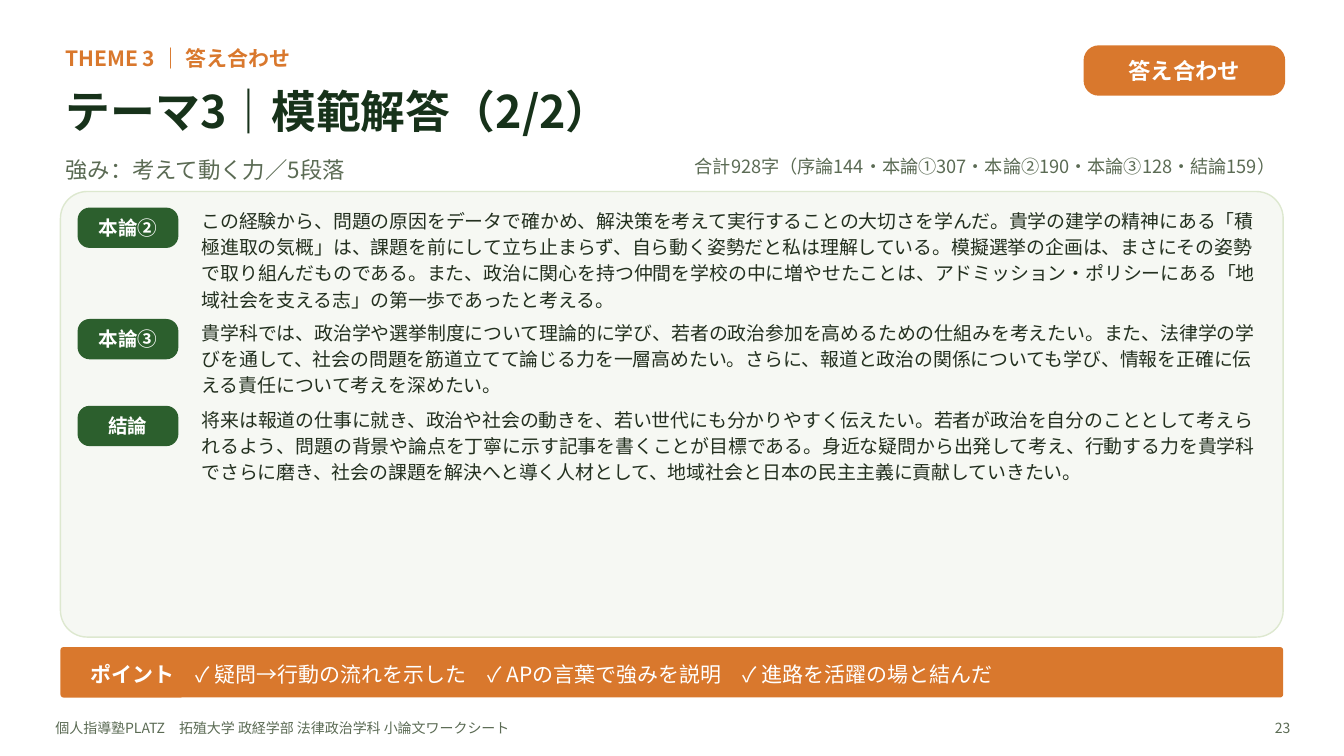
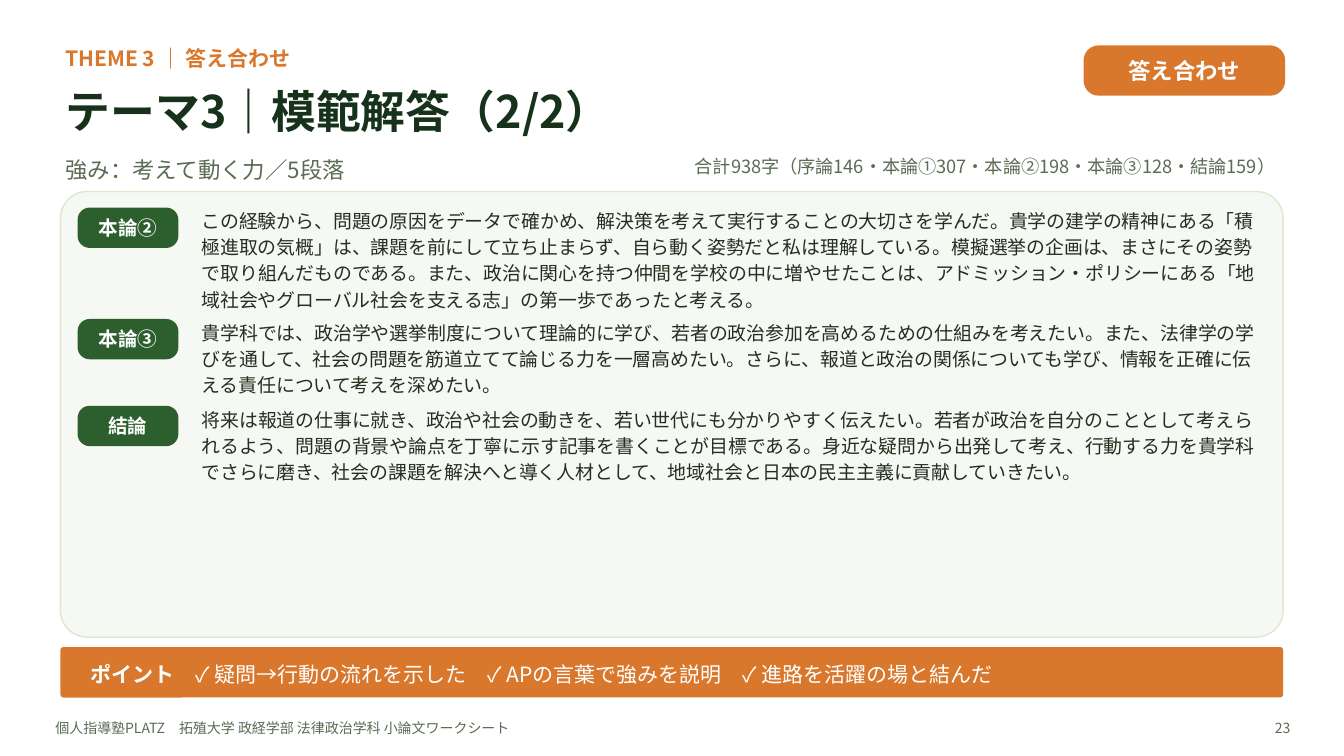
Before and after one commit to platzgod/PLATZAI-, a slide deck: slide 23 of 小論文添削（ショー）/ワークシート/拓殖大学_政経学部法律政治学科/拓殖大学_政経学部法律政治学科_小論文ワークシート.pptx. Drawn at 1344x756 pixels with LibreOffice and Linux fonts; fonts in the diff are those of the drawing. Boxes give left, top, right and bottom in pixels: in the first picture for what was removed or moved away, otherwise in the second. Text is boxed around its words. In the diff, an @@ line names an element or a change of style, - is before the commit and + after.

```diff
--- a/小論文添削（ショー）/ワークシート/拓殖大学_政経学部法律政治学科/拓殖大学_政経学部法律政治学科_小論文ワークシート.pptx
+++ b/小論文添削（ショー）/ワークシート/拓殖大学_政経学部法律政治学科/拓殖大学_政経学部法律政治学科_小論文ワークシート.pptx
@@ text at (695,157,1275,175): text changed @@
-合計928字（序論144・本論①307・本論②190・本論③128・結論159）
+合計938字（序論146・本論①307・本論②198・本論③128・結論159）
@@ text at (202,212,1255,309): text changed @@
-この経験から、問題の原因をデータで確かめ、解決策を考えて実行することの大切さを学んだ。貴学の建学の精神にある「積極進取の気概」は、課題を前にして立ち止まらず、自ら動く姿勢だと私は理解している。模擬選挙の企画は、まさにその姿勢で取り組んだものである。また、政治に関心を持つ仲間を学校の中に増やせたことは、アドミッション・ポリシーにある「地域社会を支える志」の第一歩であったと考える。
+この経験から、問題の原因をデータで確かめ、解決策を考えて実行することの大切さを学んだ。貴学の建学の精神にある「積極進取の気概」は、課題を前にして立ち止まらず、自ら動く姿勢だと私は理解している。模擬選挙の企画は、まさにその姿勢で取り組んだものである。また、政治に関心を持つ仲間を学校の中に増やせたことは、アドミッション・ポリシーにある「地域社会やグローバル社会を支える志」の第一歩であったと考える。
```
Also in this commit, not shown: 11 other slides changed, 6 other files.
